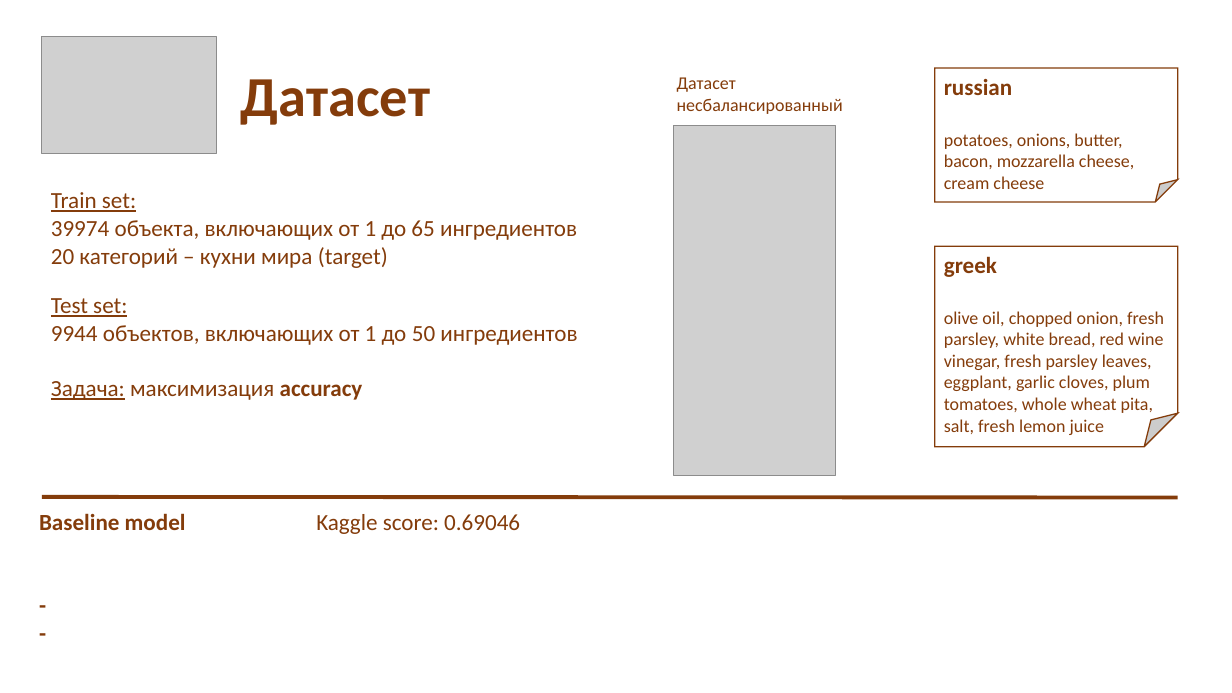
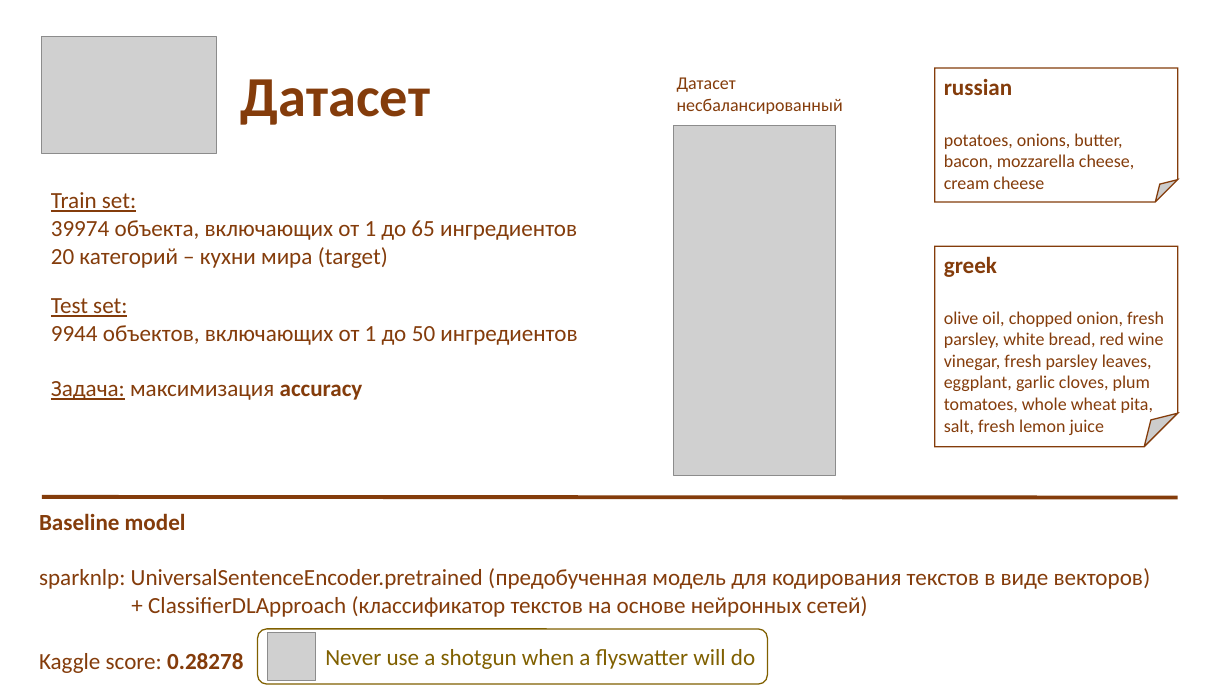
Before and after one commit to Verschworer/HSE_ML_final, a slide deck: slide 2 of whatscooking.pptx. Drawn at 1232x693 pixels with LibreOffice and Linux fonts; fonts in the diff are those of the drawing; grey boxes stand for pictures. Boxes give left, top, right and bottom in pixels: in the first picture for what was removed or moved away, otherwise in the second. Text is boxed around its words. In the diff, an @@ line names an element or a change of style, - is before the commit and + after.

```diff
--- a/whatscooking.pptx
+++ b/whatscooking.pptx
@@ text at (39, 513, 1151, 673): text changed @@
-Baseline model Kaggle score: 0.69046
--
--
+Baseline model
+sparknlp: UniversalSentenceEncoder.pretrained (предобученная модель для кодирования текстов в виде векторов)
++ ClassifierDLApproach (классификатор текстов на основе нейронных сетей)
+Kaggle score: 0.28278
@@ rounded rectangle added at (258, 629, 768, 685), fill #FFFFFF, outline #806000 1 pt, 18 pt, text #806000 @@
+Never use a shotgun when a flyswatter will do
@@ picture added at (267, 632, 316, 681) @@
```
Also in this commit, not shown: 2 other slides changed.
